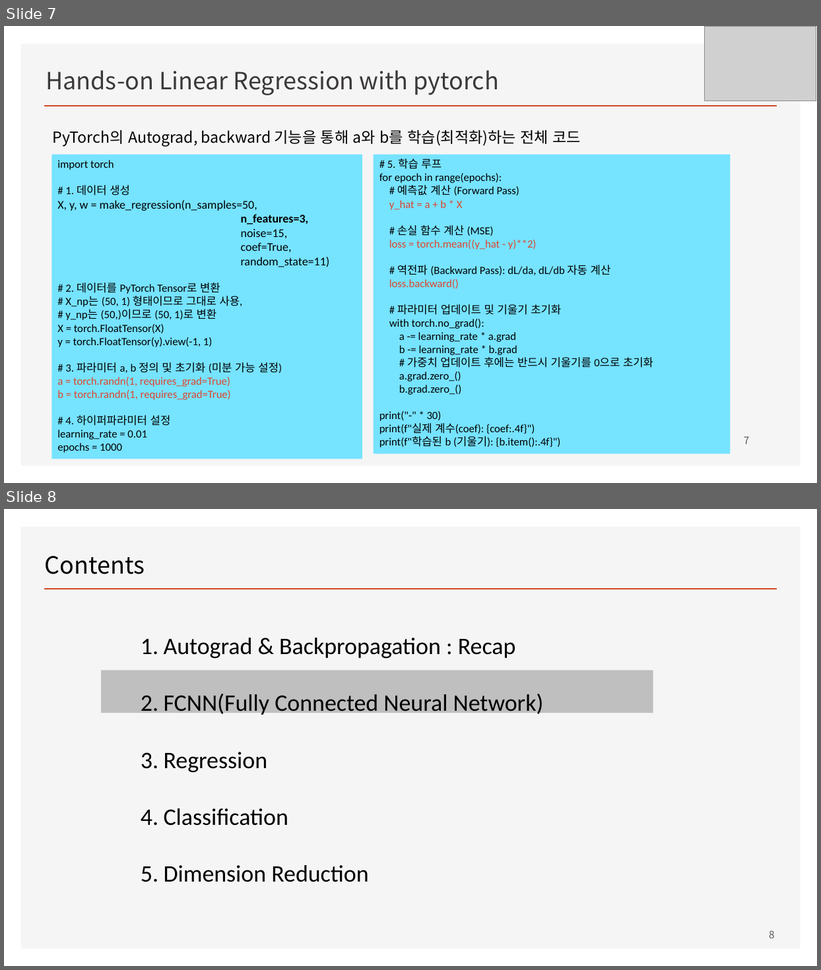
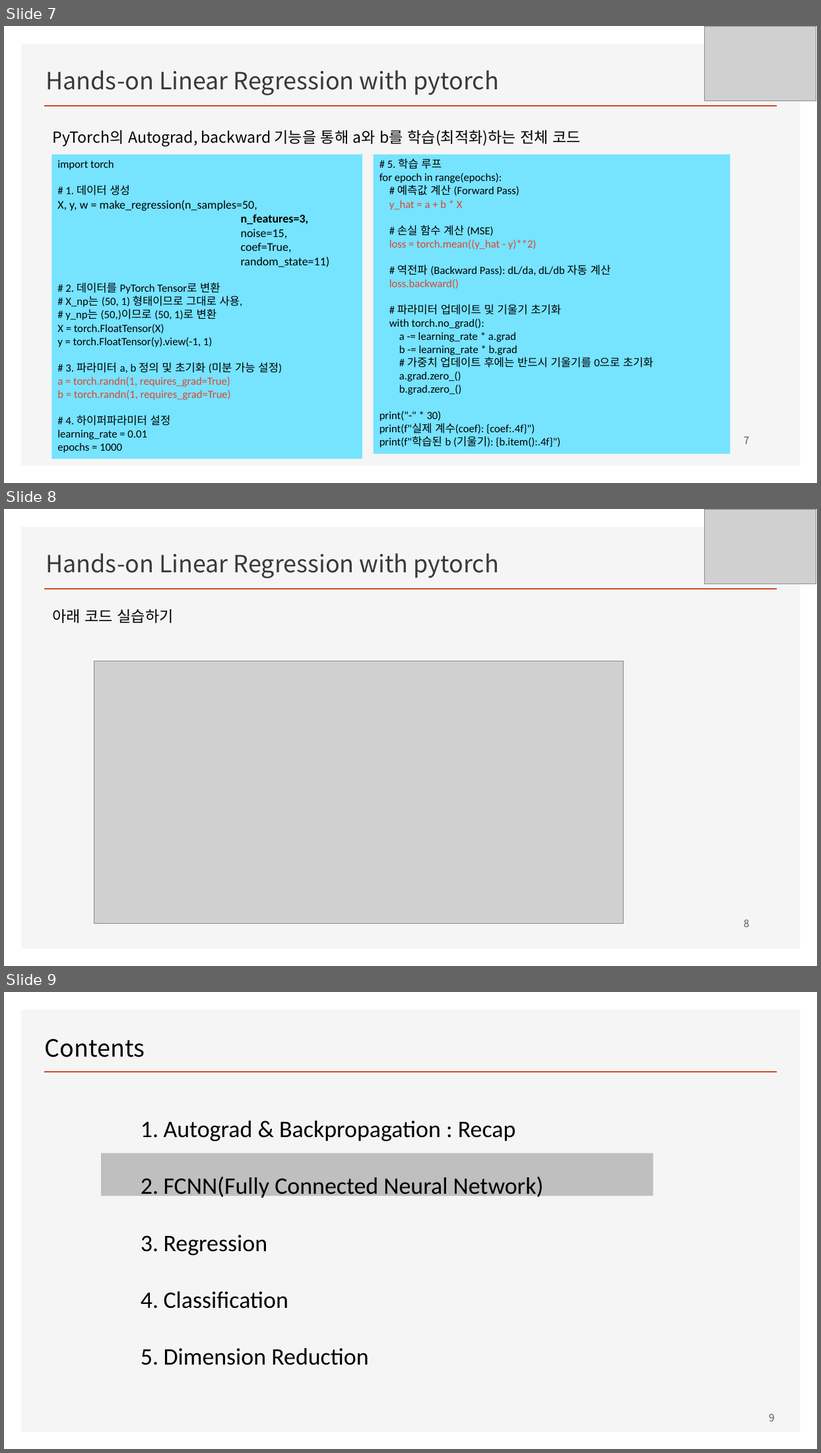
Before and after one commit to ancestor9/mathematics-for-machine-learning, a slide deck: Linear_Algebra/w6_Deep Learning.pptx. Shown one above the other, each under a label of ours: slides 7 and 8 before the commit, slides 7, 8 and 9 after it. The pictures are 821x970 and 821x1453 pixels, drawn with LibreOffice and Linux fonts; fonts in the diff are those of the drawing; grey boxes stand for pictures; background and template pictures are left out. Boxes give left, top, right and bottom in pixels: in the first picture for what was removed or moved away, otherwise in the second. Text is boxed around its words. In the diff, an @@ line names an element or a change of style, - is before the commit and + after.

```diff
--- a/Linear_Algebra/w6_Deep Learning.pptx
+++ b/Linear_Algebra/w6_Deep Learning.pptx
@@ slide 8 added at (x1=4, y1=509, x2=817, y2=966), background #FFFFFF; not listed: 2 template elements that a slide beside it also shows @@
@@ picture added at (x1=705, y1=510, x2=816, y2=584) @@
@@ text added at (x1=46, y1=553, x2=499, y2=578), 28 pt, text #3B3838 @@
+Hands-on Linear Regression with pytorch
@@ text added at (x1=53, y1=609, x2=174, y2=623), 18 pt, text #000000 @@
+아래 코드 실습하기
@@ picture added at (x1=94, y1=661, x2=623, y2=923) @@
@@ page number added at (x1=744, y1=920, x2=750, y2=927), 12 pt, text #595959 @@
+8
@@ what was slide 8 is now slide 9 @@
@@ page number at (x1=769, y1=1414, x2=775, y2=1422): text changed @@
-8
+9
```
Also in this commit, not shown: 1 slide changed.
